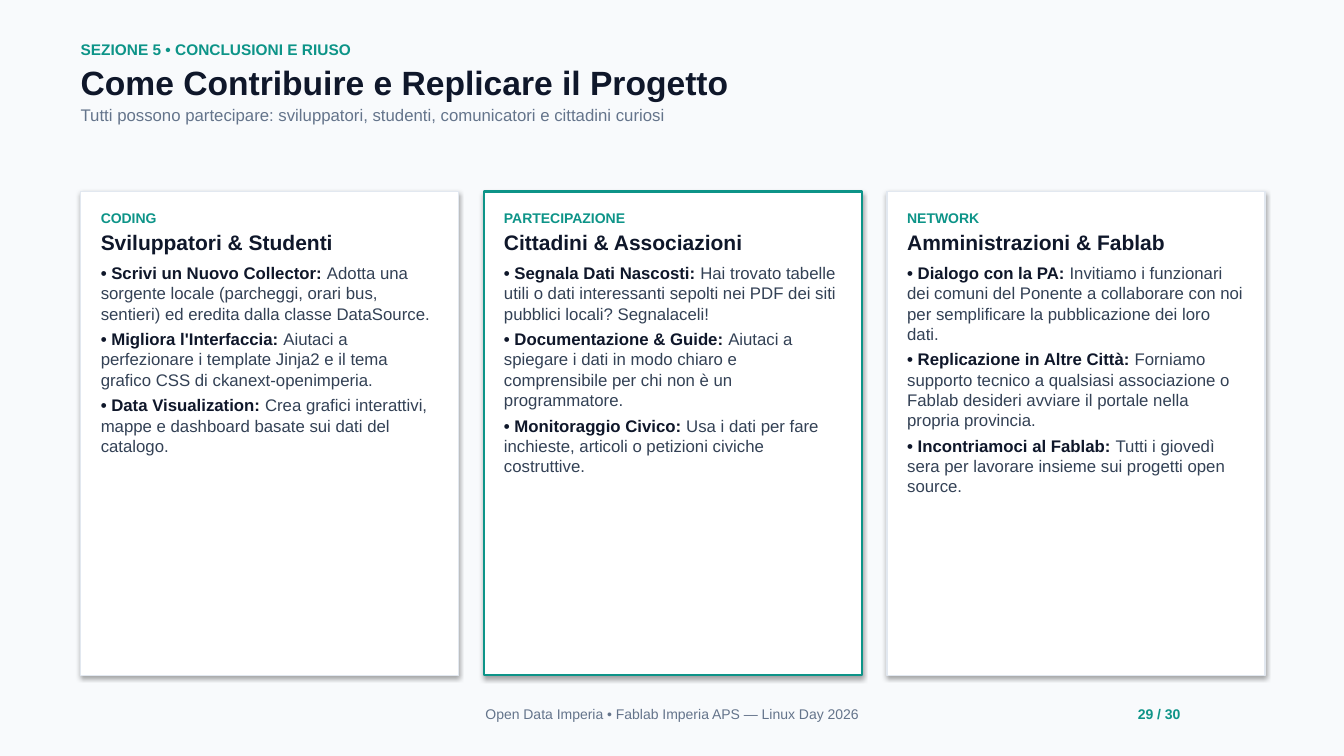
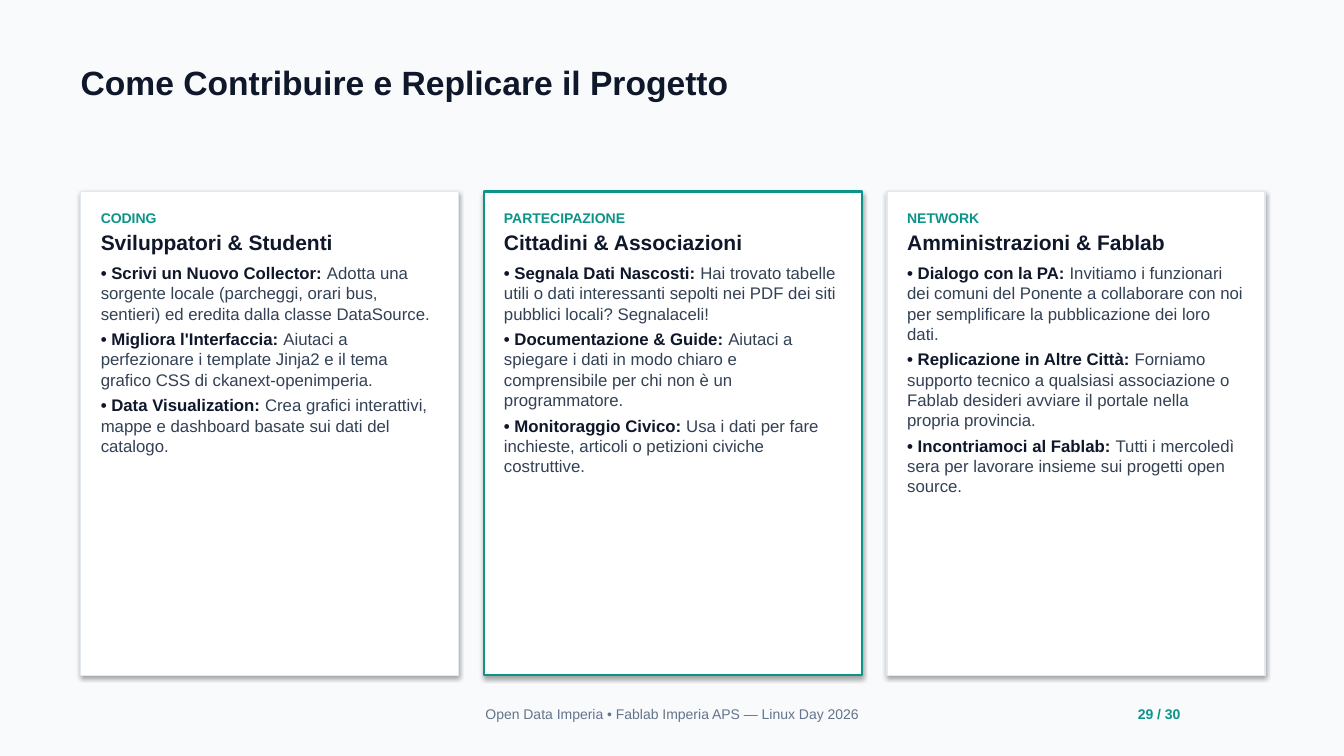
Before and after one commit to fablab-imperia/open-imperia, a slide deck: slide 28 of docs/Linux_Day_Open_Data_Imperia.odp (slide 29 before the commit). Drawn at 1344x756 pixels with LibreOffice and Linux fonts; fonts in the diff are those of the drawing. Boxes give left, top, right and bottom in pixels: in the first picture for what was removed or moved away, otherwise in the second. Text is boxed around its words. In the diff, an @@ line names an element or a change of style, - is before the commit and + after.

```diff
--- a/docs/Linux_Day_Open_Data_Imperia.odp
+++ b/docs/Linux_Day_Open_Data_Imperia.odp
@@ text at [81,44,351,55]: paragraph removed @@
-SEZIONE 5 • CONCLUSIONI E RIUSO
@@ text at [81,109,664,125]: paragraph removed @@
-Tutti possono partecipare: sviluppatori, studenti, comunicatori e cittadini curiosi
@@ text at [907,439,1235,492]: text changed @@
-• Incontriamoci al Fablab: Tutti i giovedì sera per lavorare insieme sui progetti open source.
+• Incontriamoci al Fablab: Tutti i mercoledì sera per lavorare insieme sui progetti open source.
```
Also in this commit, not shown: 27 other slides changed, 1 slide added, 2 slides removed, 1 other file.
